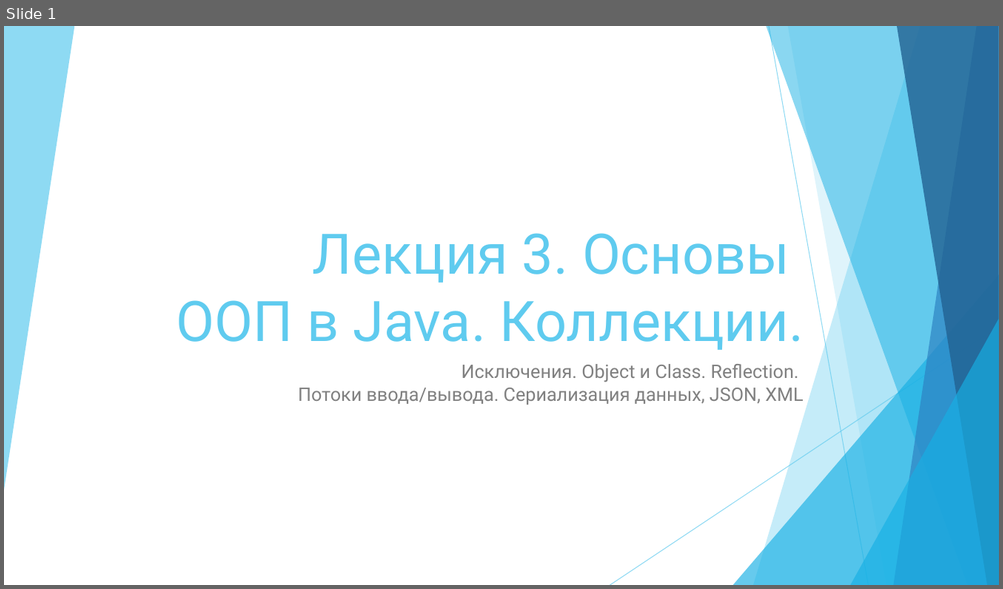
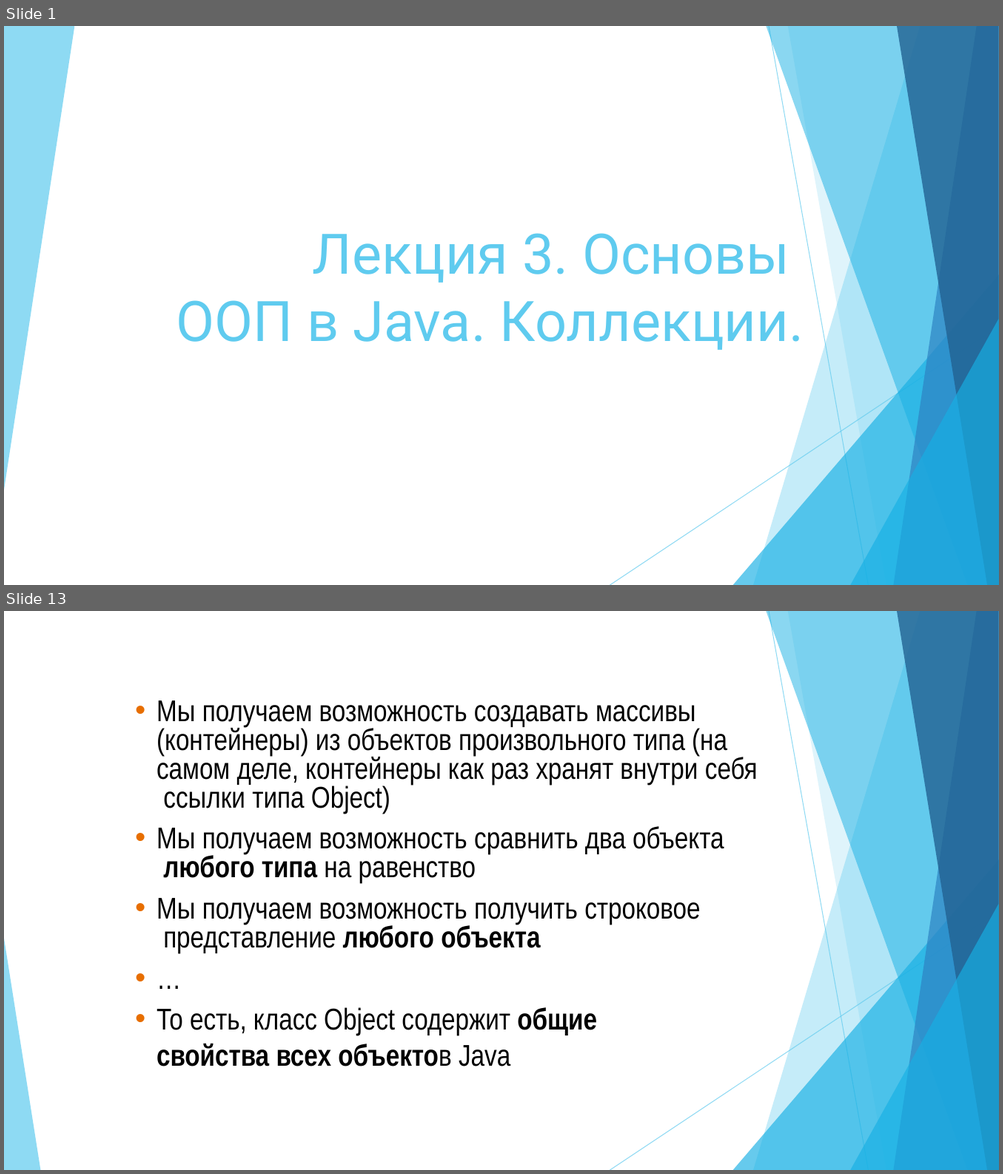
Before and after one commit to vvsirius/Presentations, a slide deck: 03. Java.pptx. Shown one above the other, each under a label of ours: slide 1 before the commit, slides 1 and 13 after it; the slides between them are not shown. The pictures are 1003x589 and 1003x1174 pixels, drawn with LibreOffice and Linux fonts; fonts in the diff are those of the drawing. Boxes give left, top, right and bottom in pixels: in the first picture for what was removed or moved away, otherwise in the second. Text is boxed around its words. In the diff, an @@ line names an element or a change of style, - is before the commit and + after.

```diff
--- a/03. Java.pptx
+++ b/03. Java.pptx
@@ slide 13 added at bbox=[4, 611, 999, 1170], background #FFFFFF; not listed: 9 template elements that a slide beside it also shows @@
@@ text added at bbox=[156, 701, 757, 1067], 29 pt, text #000000 @@
+• Мы получаем возможность создавать массивы (контейнеры) из объектов произвольного типа (на самом деле, контейнеры как раз хранят внутри себя ссылки типа Object)
+• Мы получаем возможность сравнить два объекта любого типа на равенство
+• Мы получаем возможность получить строковое представление любого объекта
+• …
+• То есть, класс Object содержит общие свойства всех объектов Java
@@ triangle added at bbox=[4, 939, 40, 1170], fill #5FCBEF at 70% opacity @@
@@ slide 1 changed as well @@
@@ subtitle removed at bbox=[298, 364, 802, 405] @@
-Исключения. Object и Class. Reflection.
-Потоки ввода/вывода. Сериализация данных, JSON, XML
```
Also in this commit, not shown: 34 other slides added, 38 slides removed, 15 other files.
